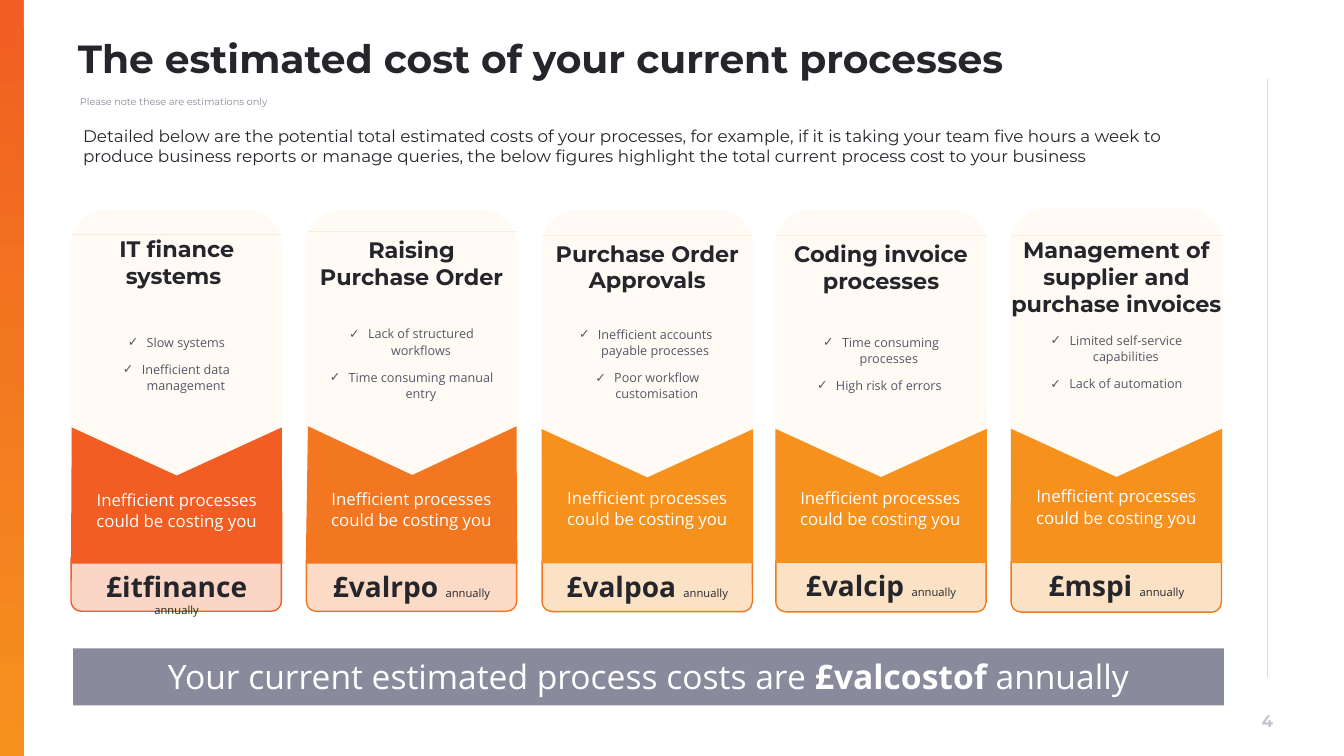
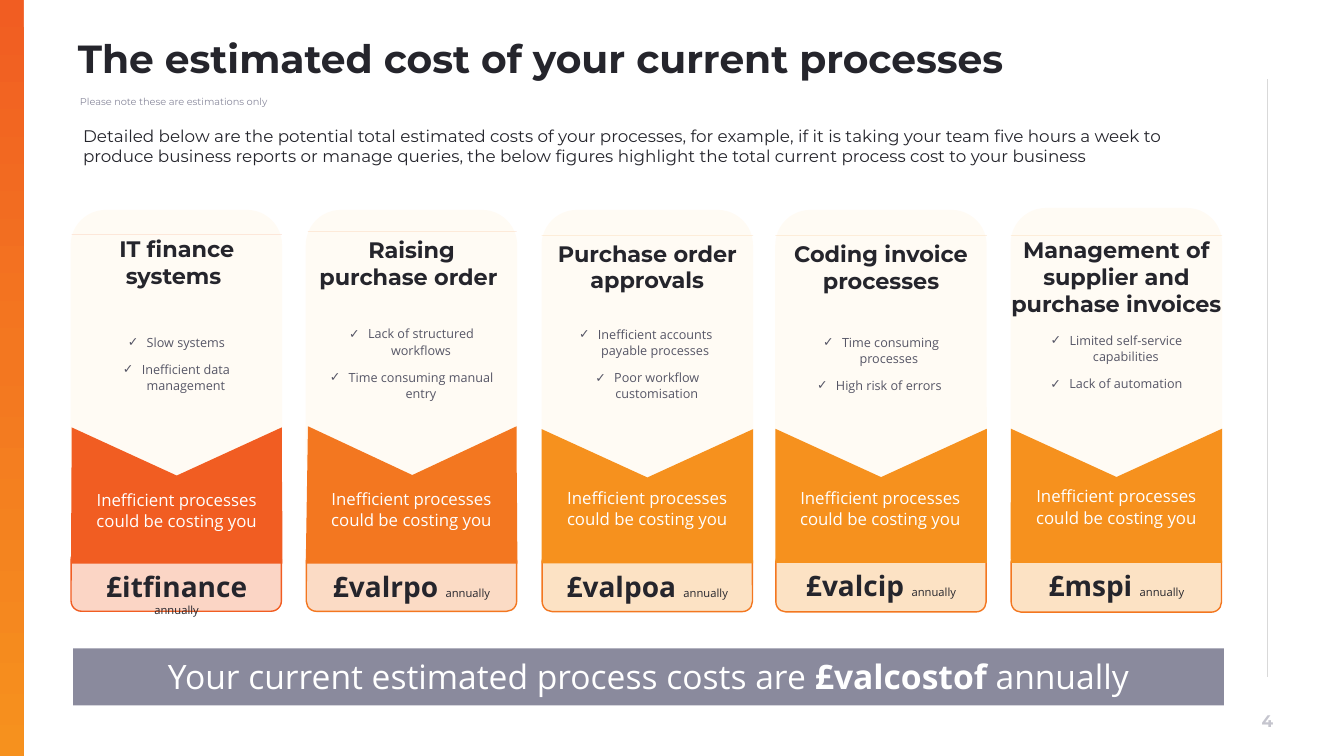
Before and after one commit to muratozdemirpiblo/ppt-api, a slide deck: slide 4 of sales.pptx. Drawn at 1344x756 pixels with LibreOffice and Linux fonts; fonts in the diff are those of the drawing; background and template pictures are left out. Boxes give left, top, right and bottom in pixels: in the first picture for what was removed or moved away, otherwise in the second. Text is boxed around its words. In the diff, an @@ line names an element or a change of style, - is before the commit and + after.

```diff
--- a/sales.pptx
+++ b/sales.pptx
@@ text at bbox=[319, 240, 497, 290]: text changed @@
-Raising Purchase Order
+Raising purchase order
@@ text at bbox=[558, 245, 737, 293]: text changed @@
-Purchase Order Approvals
+Purchase order approvals
```
Also in this commit, not shown: 1 other slide changed, 1 other file.
